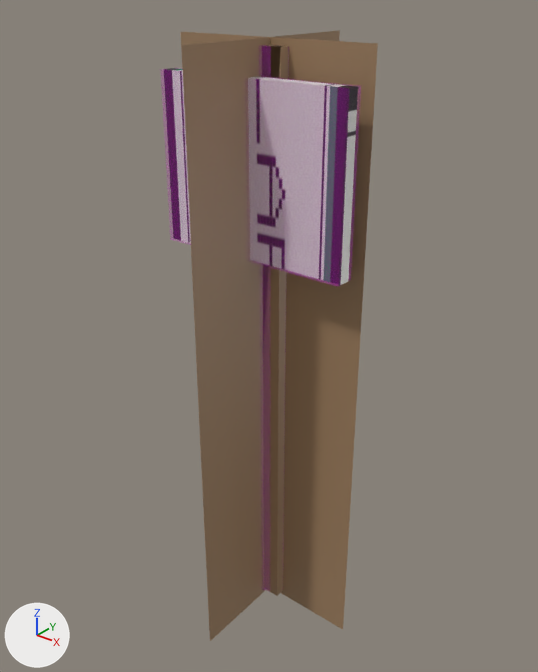
A saved change to the COLLADA model beamng-props/lap-signs/export/dae/lapsign_04.dae.
Camera for both pictures: a 50 mm lens placed at (1.051, -1.317, 1.634), pointed at (-0.018, 0.019, 0.805). Lighting does not change. The marker at lower left points along +X, +Y and +Z. The first picture is the older version. Where no turn or scale is listed for an object, it has been applied to the vertices.

Objects in the first picture: 'Colmesh_post-1', 'Colmesh_sign-1', 'lapsign_04_a50', 'lapsign_04_a800'.
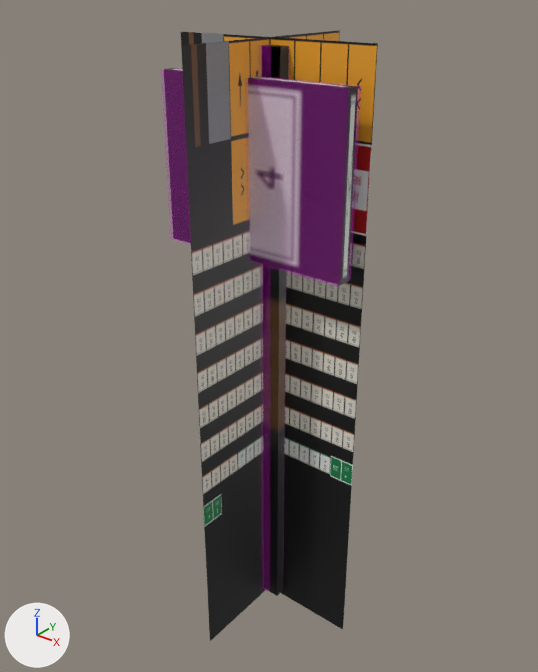
What differs and where, as boxes (x1, y1, x2, y2) in the pictures (538 x 672 px):
'lapsign_04_a50', recoloured (brown to grey): (181, 30, 378, 641) in both
part 1 of me_lapsign_04_a800, recoloured (darker): (262, 45, 288, 596) in both
part 2 of me_lapsign_04_a800, recoloured: (170, 68, 358, 285) in both

The change, as a list of edits to the scene's bpy script:
```text
Add img_sign_atlas_2048_png:
    img_sign_atlas_2048_png = load_image('sign_atlas_2048.png', 'sign_atlas_2048.png', 2048, 2048, 'sRGB')
Add mat_parkersignatlas:
    mat_parkersignatlas = principled_material('ParkerSignAtlas')
    mat_parkersignatlas.texture = img_sign_atlas_2048_png
    mat_parkersignatlas.metallic = 0.05
Change me_lapsign_04_a800:
    where me_lapsign_04_a800.from_pydata(...)  # 16 vertices, 24 faces; spans x -0.25..0.25, y -0.07..0.07, z 0.0..1.5
    used by ob_lapsign_04_a800; location = (0.0, 0.0, 0.0)
    me_lapsign_04_a800 part 1: 12 faces spanning x -0.05..0.05, y -0.03..0.07, z 0.0..1.5 switch from mat_wood_116 (brown #a08161) to mat_parkersignatlas (picture img_sign_atlas_2048_png)
    me_lapsign_04_a800 part 2: 12 faces spanning x -0.25..0.25, y -0.07..-0.04, z 1.04..1.44 switch from mat_sign_116 (picture img_lap_04_png) to mat_parkersignatlas (picture img_sign_atlas_2048_png)
Change me_lapsign_04_a50:
    where me_lapsign_04_a50.from_pydata(...)  # 8 vertices, 4 faces; spans x -0.26..0.26, y -0.26..0.26, z -0.01..1.51
    remove me_lapsign_04_a50.materials.append(mat_wood_116)  # brown #a08161
    add me_lapsign_04_a50.materials.append(mat_parkersignatlas)  # picture img_sign_atlas_2048_png
```
